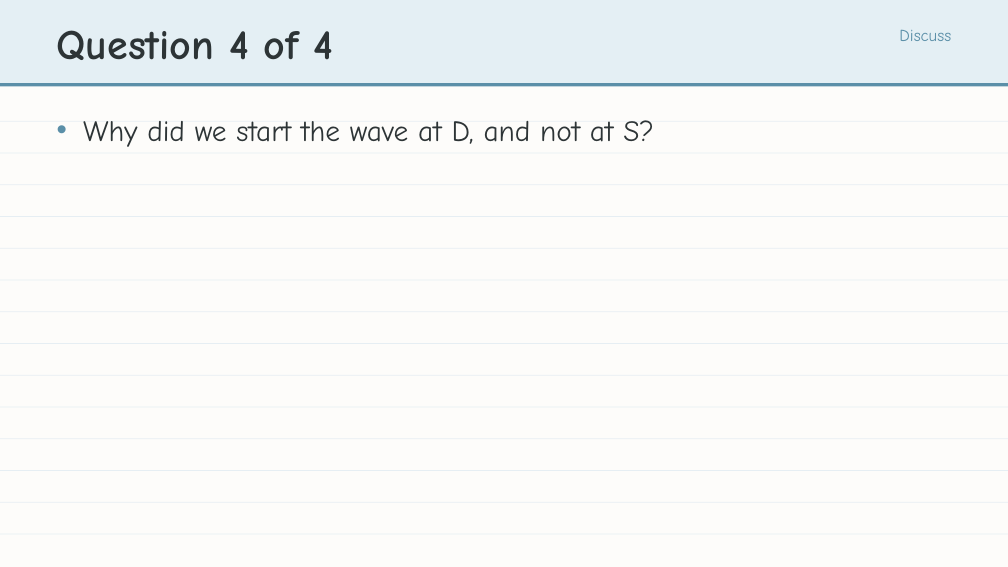
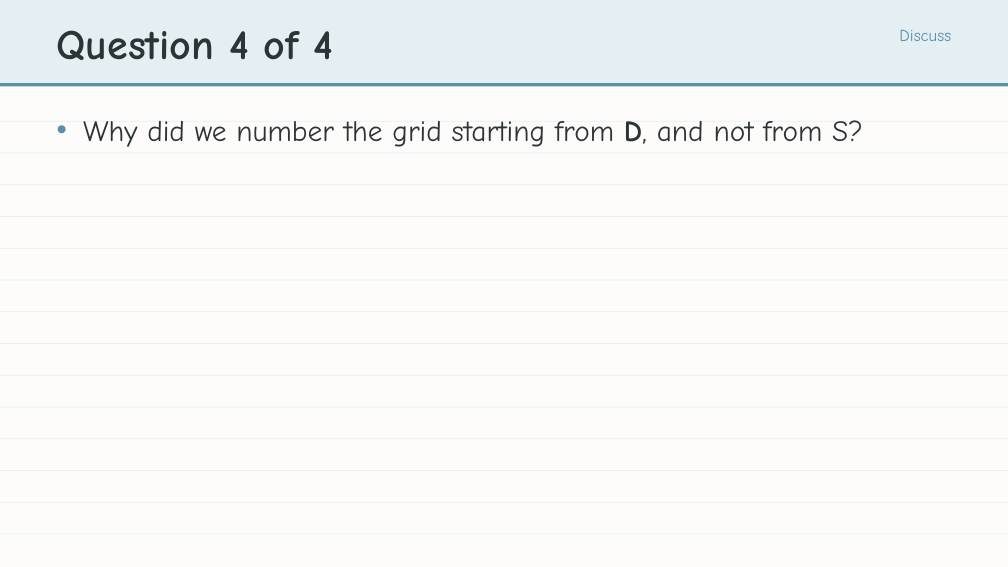
Before and after one commit to bradamiller/LearningPython, a slide deck: slide 10 of static/slides/module-05-pathfinding/module-5-lesson-02-finding-the-path.pptx. Drawn at 1008x567 pixels with LibreOffice and Linux fonts; fonts in the diff are those of the drawing. Boxes give left, top, right and bottom in pixels: in the first picture for what was removed or moved away, otherwise in the second. Text is boxed around its words. In the diff, an @@ line names an element or a change of style, - is before the commit and + after.

```diff
--- a/static/slides/module-05-pathfinding/module-5-lesson-02-finding-the-path.pptx
+++ b/static/slides/module-05-pathfinding/module-5-lesson-02-finding-the-path.pptx
@@ text at bbox=[83, 120, 863, 147]: text changed @@
-• Why did we start the wave at D, and not at S?
+• Why did we number the grid starting from D, and not from S?
```
Also in this commit, not shown: 13 other slides changed, 20 other files.
